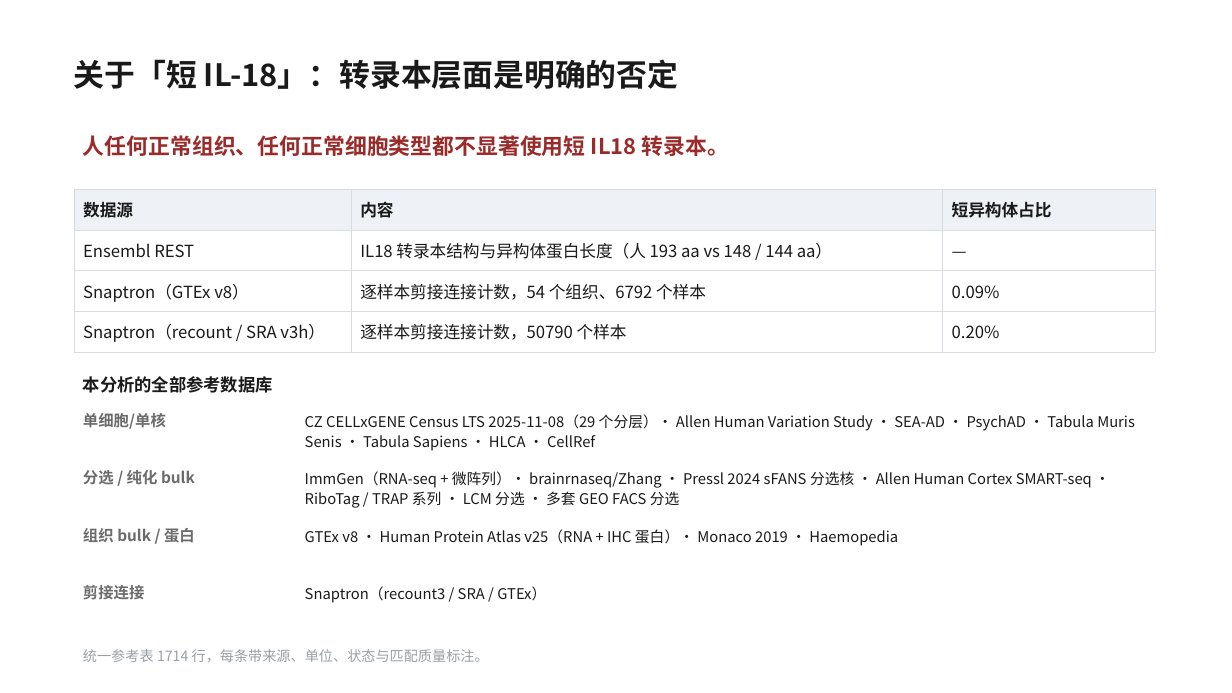
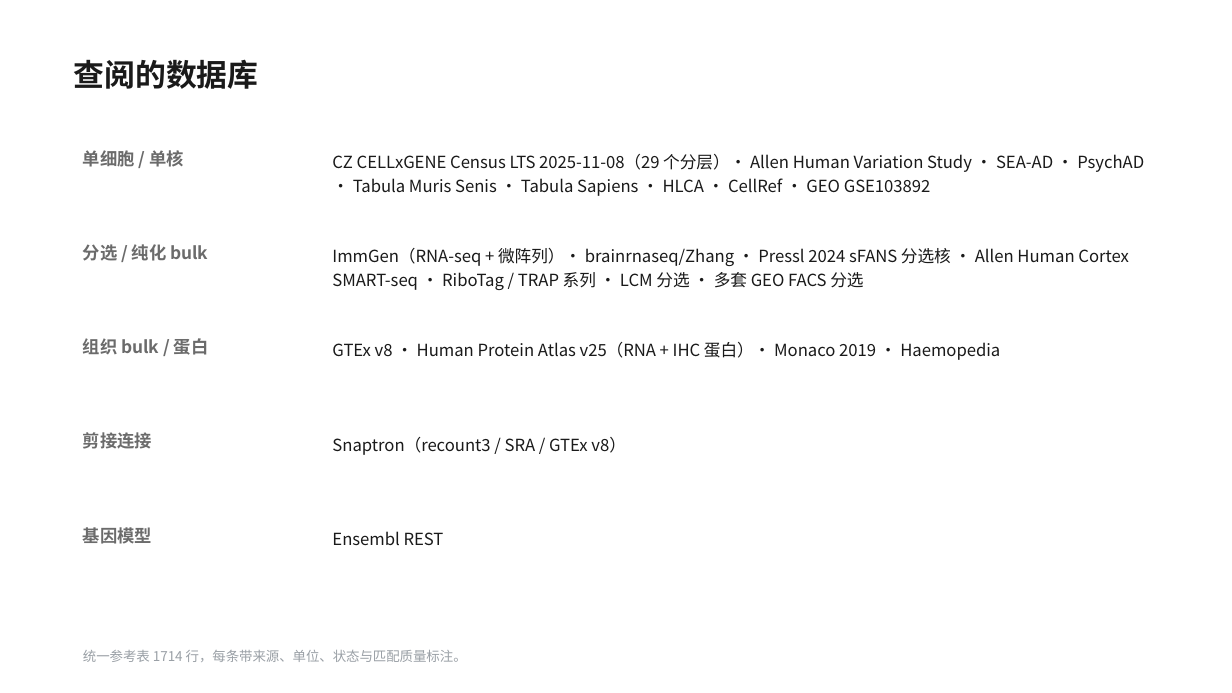
Before and after one commit to 7c96bzczcj-prog/aaa, a slide deck: slide 1 of il18_casp5organ/IL18_CASP_五器官筛选.pptx. Drawn at 1232x693 pixels with LibreOffice and Linux fonts; fonts in the diff are those of the drawing. Boxes give left, top, right and bottom in pixels: in the first picture for what was removed or moved away, otherwise in the second. Text is boxed around its words. In the diff, an @@ line names an element or a change of style, - is before the commit and + after.

```diff
--- a/il18_casp5organ/IL18_CASP_五器官筛选.pptx
+++ b/il18_casp5organ/IL18_CASP_五器官筛选.pptx
@@ text at bbox=[74, 59, 259, 89]: text changed @@
-关于「短 IL-18」：转录本层面是明确的否定
+查阅的数据库
@@ text removed at bbox=[83, 135, 729, 156] @@
-人任何正常组织、任何正常细胞类型都不显著使用短 IL18 转录本。
@@ text at bbox=[83, 150, 184, 167]: text changed; size 12 to 13.5 pt @@
-单细胞/单核
+单细胞 / 单核
@@ text at bbox=[332, 154, 1144, 196]: text changed; size 11.5 to 13 pt @@
-CZ CELLxGENE Census LTS 2025-11-08（29 个分层）· Allen Human Variation Study · SEA-AD · PsychAD · Tabula Muris Senis · Tabula Sapiens · HLCA · CellRef
+CZ CELLxGENE Census LTS 2025-11-08（29 个分层）· Allen Human Variation Study · SEA-AD · PsychAD · Tabula Muris Senis · Tabula Sapiens · HLCA · CellRef · GEO GSE103892
@@ table removed at bbox=[74, 189, 1155, 346], 4 rows, 3 columns @@
-数据源 | 内容 | 短异构体占比
-Ensembl REST | IL18 转录本结构与异构体蛋白长度（人 193 aa vs 148 / 144 aa） | —
-Snaptron（GTEx v8） | 逐样本剪接连接计数，54 个组织、6792 个样本 | 0.09%
-Snaptron（recount / SRA v3h） | 逐样本剪接连接计数，50790 个样本 | 0.20%
@@ text "分选 / 纯化 bulk": place and size @@
-text "分选 / 纯化 bulk" at bbox=[83, 470, 195, 485]
+text "分选 / 纯化 bulk" at bbox=[83, 244, 208, 261]
@@ text "ImmGen（RNA-seq + 微阵列）· brainrnaseq/Zhang · ...": place and size @@
-text "ImmGen（RNA-seq + 微阵列）· brainrnaseq/Zhang · ..." at bbox=[305, 471, 1092, 508]
+text "ImmGen（RNA-seq + 微阵列）· brainrnaseq/Zhang · ..." at bbox=[332, 248, 1129, 290]
@@ text "ImmGen（RNA-seq + 微阵列）· brainrnaseq/Zhang · ..." at bbox=[332, 248, 1129, 290]: size 11.5 to 13 pt; line spacing 1.1 to 1.2 @@
@@ size 12 to 13.5 pt in 3 elements at bbox=[83, 432, 152, 449], bbox=[83, 244, 208, 261], bbox=[83, 338, 209, 355] @@
@@ text "组织 bulk / 蛋白": place and size @@
-text "组织 bulk / 蛋白" at bbox=[83, 528, 195, 543]
+text "组织 bulk / 蛋白" at bbox=[83, 338, 209, 355]
@@ text "GTEx v8 · Human Protein ..." at bbox=[332, 342, 1000, 360]: size 11.5 to 13 pt; line spacing 1.1 to 1.2 @@
@@ text "GTEx v8 · Human Protein ...": place and size @@
-text "GTEx v8 · Human Protein ..." at bbox=[305, 529, 898, 546]
+text "GTEx v8 · Human Protein ..." at bbox=[332, 342, 1000, 360]
@@ text removed at bbox=[83, 376, 273, 393] @@
-本分析的全部参考数据库
@@ text "剪接连接": place and size @@
-text "剪接连接" at bbox=[83, 585, 145, 599]
+text "剪接连接" at bbox=[83, 432, 152, 449]
@@ text at bbox=[332, 437, 626, 455]: text changed; size 11.5 to 13 pt @@
-Snaptron（recount3 / SRA / GTEx）
+Snaptron（recount3 / SRA / GTEx v8）
@@ text added at bbox=[83, 527, 152, 544], 13.5 pt, text #6B6B6B, bold @@
+基因模型
@@ text added at bbox=[332, 531, 444, 545], 13 pt, text #1A1A1A @@
+Ensembl REST
@@ text "统一参考表 1714 行，每条带来源、单位、状态与匹配质量标注。" at bbox=[83, 650, 467, 662]: size 11 to 10.5 pt @@
```
Also in this commit, not shown: 1 slide added, 2 slides removed, 7 other files.
